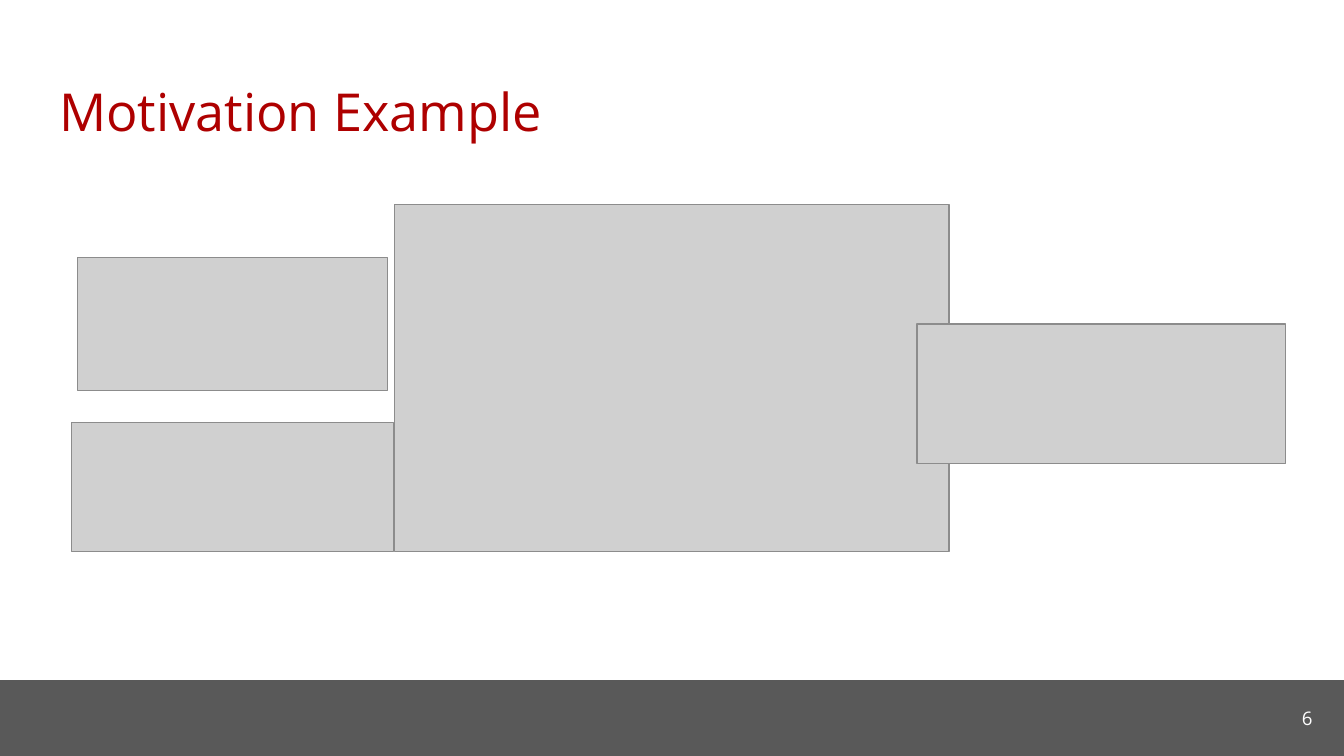
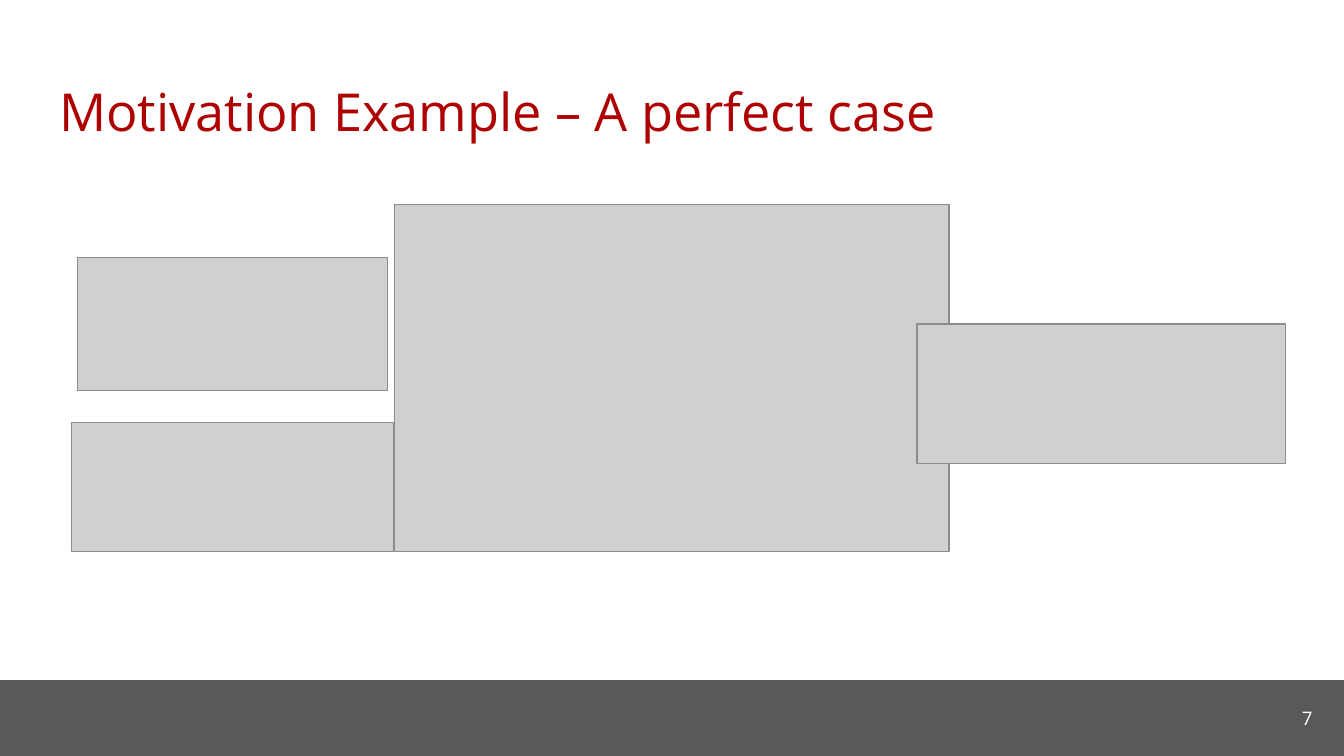
Before and after one commit to cmu-soda/Robustness, a slide deck: slide 7 of Robustness.pptx (slide 6 before the commit). Drawn at 1344x756 pixels with LibreOffice and Linux fonts; fonts in the diff are those of the drawing; grey boxes stand for pictures; background and template pictures are left out. Boxes give left, top, right and bottom in pixels: in the first picture for what was removed or moved away, otherwise in the second. Text is boxed around its words. In the diff, an @@ line names an element or a change of style, - is before the commit and + after.

```diff
--- a/Robustness.pptx
+++ b/Robustness.pptx
@@ title at (59, 91, 936, 144): text changed @@
-Motivation Example
+Motivation Example – A perfect case
@@ page number at (1302, 711, 1313, 725): text changed @@
-6
+7
```
Also in this commit, not shown: 5 other slides changed, 3 slides added.
